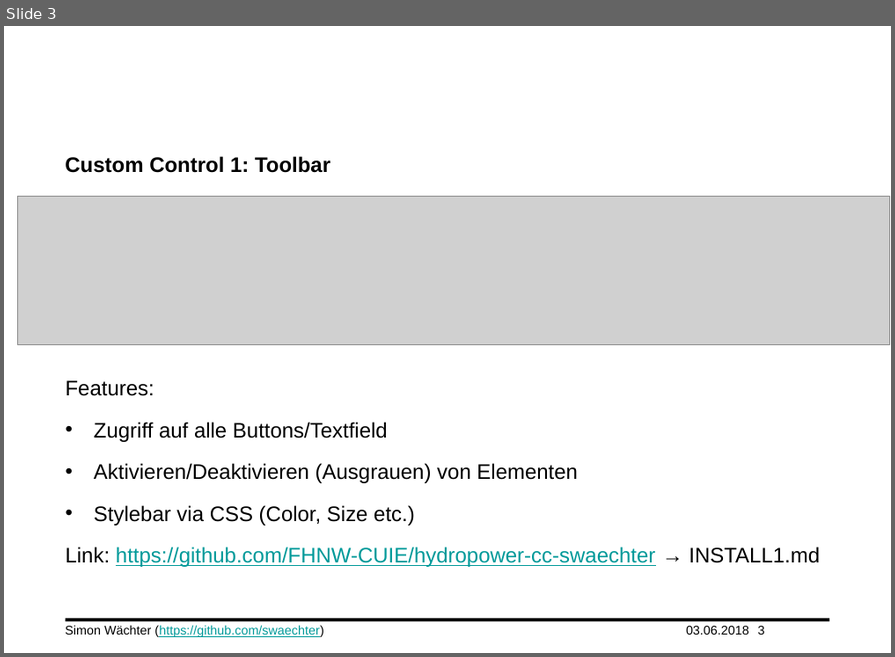
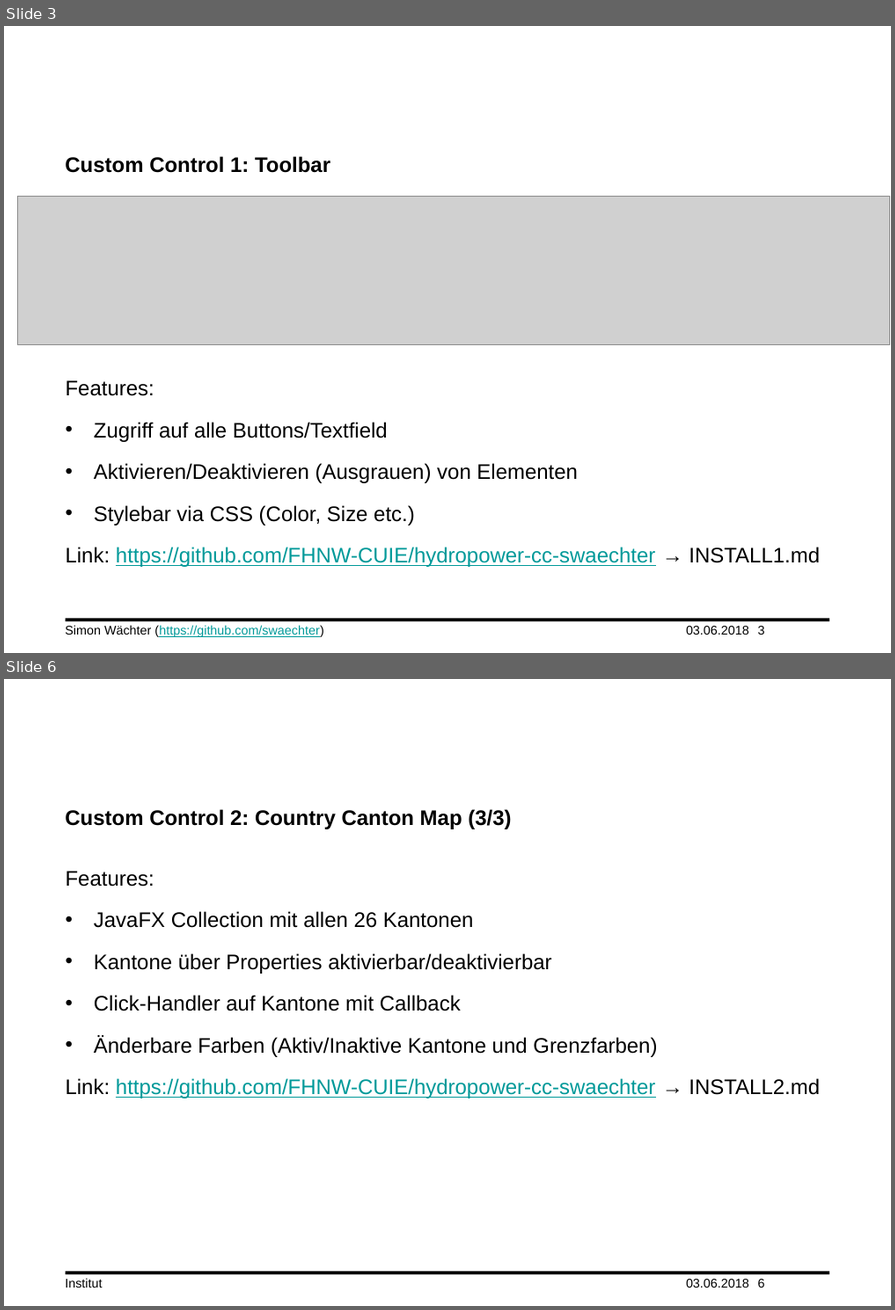
Before and after one commit to daiibee/hydropower-cc-swaechter, a slide deck: doc/cuie_FS18_Simon_Waechter.pptx. Shown one above the other, each under a label of ours: slide 3 before the commit, slides 3 and 6 after it; the slides between them are not shown. The pictures are 895x657 and 895x1310 pixels, drawn with LibreOffice and Linux fonts; fonts in the diff are those of the drawing; grey boxes stand for pictures; background and template pictures are left out. Boxes give left, top, right and bottom in pixels: in the first picture for what was removed or moved away, otherwise in the second. Text is boxed around its words. In the diff, an @@ line names an element or a change of style, - is before the commit and + after.

```diff
--- a/doc/cuie_FS18_Simon_Waechter.pptx
+++ b/doc/cuie_FS18_Simon_Waechter.pptx
@@ slide 6 added at (4, 679, 891, 1306), background #FFFFFF; not listed: 1 template element that a slide beside it also shows @@
@@ title added at (65, 809, 511, 829), 20 pt, text #000000, bold @@
+Custom Control 2: Country Canton Map (3/3)
@@ text added at (66, 871, 820, 1099), 20 pt, text #000000 @@
+Features:
+• JavaFX Collection mit allen 26 Kantonen
+• Kantone über Properties aktivierbar/deaktivierbar
+• Click-Handler auf Kantone mit Callback
+• Änderbare Farben (Aktiv/Inaktive Kantone und Grenzfarben)
+Link: https://github.com/FHNW-CUIE/hydropower-cc-swaechter → INSTALL2.md
@@ text added at (65, 1278, 102, 1288), 12 pt, text #000000 @@
+Institut
@@ text added at (686, 1279, 749, 1288), 12 pt, text #000000 @@
+03.06.2018
@@ page number added at (758, 1279, 765, 1288), 12 pt, text #000000 @@
+6
```
Also in this commit, not shown: 4 slides changed, 1 other slide added.
